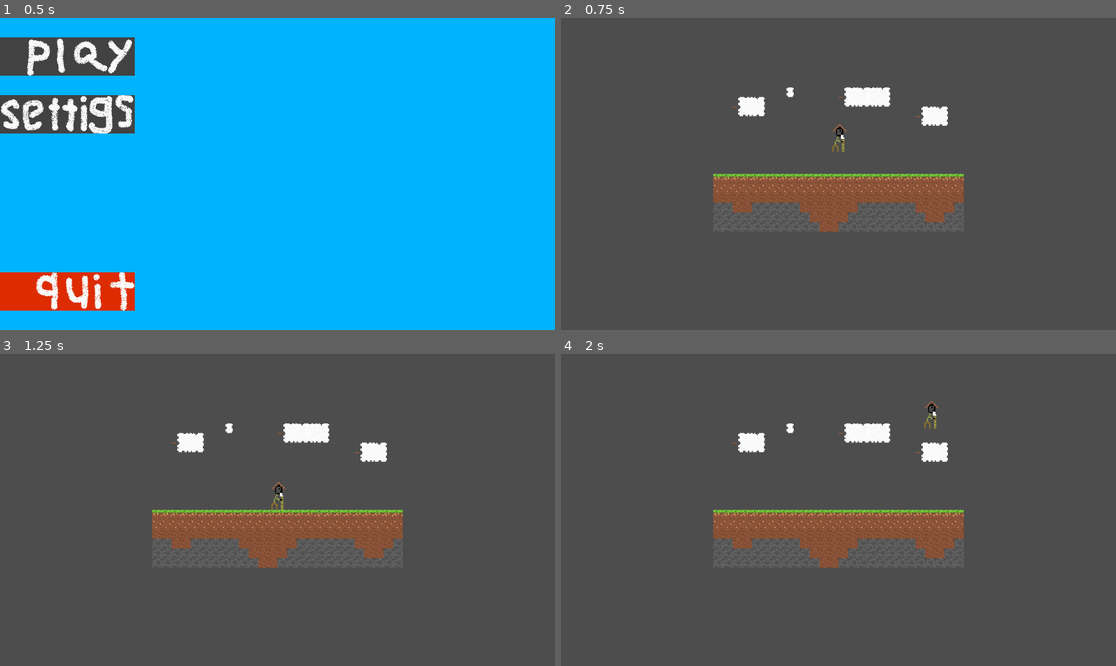
Above: before the commit, frames 1-4 (two rows, left to right).
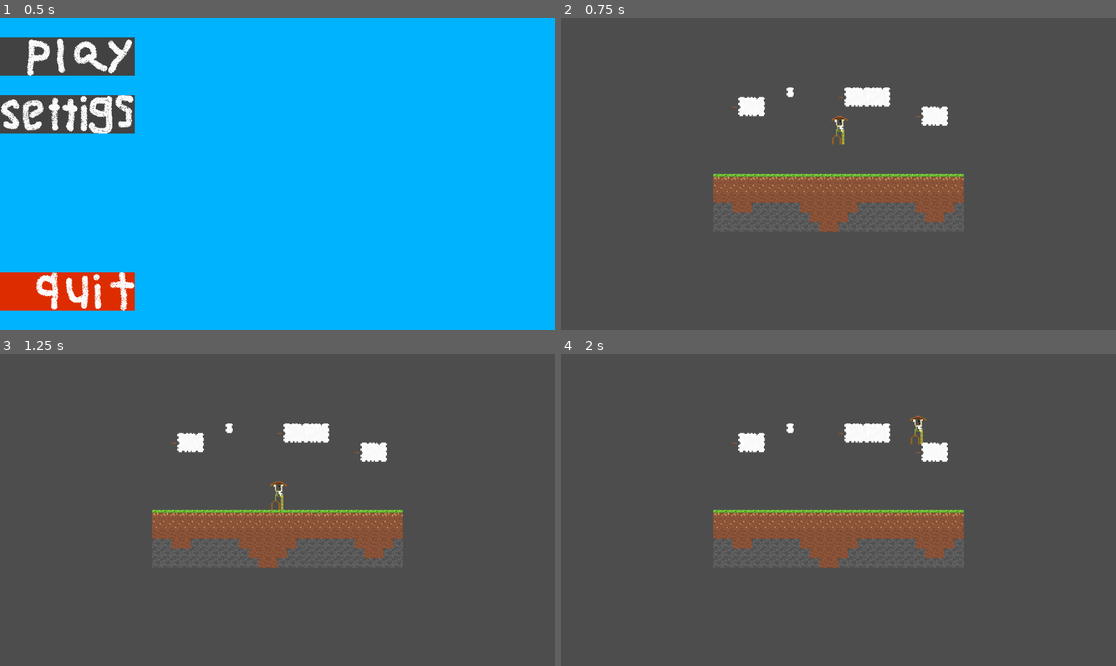
Above: after the commit, the same moments.

Repository: raviv-david/Your-mom
Game: Godot game, scene res://scenes/mainMenu.tscn
Same seed, same stepped clock (60 frames per second), same inputs: the game is played once before the commit and once after it.
Inputs (mouse positions are in pixels of both pictures, inside the frame that each line leads up to):
- Up to frame 1 (0.5 s): no input
- Up to frame 2 (0.75 s): click (616, 55) at 0.5 s
- Up to frame 3 (1.25 s): no input
- Up to frame 4 (2 s): tap Enter at 1.25 s; hold D (moveRight) from 1.28 s (still down); tap W (moveJump) at 1.35, 1.52, 1.82 s

Frame 1 is identical in both runs. In frame 2, 0.2% of the frame differs, in the area x 48-52%, y 31-43%; in frame 3, 0.1%; in frame 4, 0.2%, in the area x 62-69%, y 15-29%.

Commit message:
(commit)

Diff:
--- /dev/null
+++ b/moses/scenes/dummy.tscn
@@ -0,0 +1,20 @@
+[gd_scene load_steps=3 format=3 uid="uid://cs2gctjrjj6pe"]
+
+[ext_resource type="Texture2D" uid="uid://bkcxghp11i4cv" path="res://sprites/dummy.png" id="1_kro06"]
+
+[sub_resource type="CapsuleShape2D" id="CapsuleShape2D_w8oj4"]
+radius = 9.0
+
+[node name="Dummy" type="Node2D"]
+position = Vector2(0, -16)
+
+[node name="StaticBody2D" type="StaticBody2D" parent="."]
+
+[node name="CollisionShape2D" type="CollisionShape2D" parent="StaticBody2D"]
+position = Vector2(0, 3)
+scale = Vector2(0.787, 0.872)
+shape = SubResource("CapsuleShape2D_w8oj4")
+
+[node name="Sprite2D" type="Sprite2D" parent="StaticBody2D"]
+position = Vector2(2, 0)
+texture = ExtResource("1_kro06")
--- a/moses/scenes/oldChineseMan.tscn
+++ b/moses/scenes/oldChineseMan.tscn
@@ -1,45 +1,34 @@
-[gd_scene load_steps=7 format=3 uid="uid://d4b6ut2biykln"]
+[gd_scene load_steps=5 format=3 uid="uid://d4b6ut2biykln"]
 
 [ext_resource type="Script" path="res://scripts/playerMovement.gd" id="1_gkeca"]
-[ext_resource type="Texture2D" uid="uid://bi6kp8togw5pq" path="res://sprites/OldChineseManAnimations.png" id="2_wxx1i"]
+[ext_resource type="Texture2D" uid="uid://dtuckea4swjnh" path="res://sprites/oldChineseMan.png" id="2_gvhom"]
 
 [sub_resource type="CapsuleShape2D" id="CapsuleShape2D_ldgo5"]
 radius = 5.0
 height = 22.0
 
-[sub_resource type="AtlasTexture" id="AtlasTexture_t8qlp"]
-atlas = ExtResource("2_wxx1i")
-region = Rect2(0, 0, 32, 32)
-
-[sub_resource type="AtlasTexture" id="AtlasTexture_p2oqm"]
-atlas = ExtResource("2_wxx1i")
-region = Rect2(32, 0, 32, 32)
-
-[sub_resource type="SpriteFrames" id="SpriteFrames_1pwtl"]
+[sub_resource type="SpriteFrames" id="SpriteFrames_t6pny"]
 animations = [{
 "frames": [{
 "duration": 1.0,
-"texture": SubResource("AtlasTexture_t8qlp")
-}, {
-"duration": 1.0,
-"texture": SubResource("AtlasTexture_p2oqm")
+"texture": ExtResource("2_gvhom")
 }],
 "loop": true,
-"name": &"idle",
-"speed": 2.0
+"name": &"default",
+"speed": 5.0
 }]
 
 [node name="oldChineseMan" type="Node2D"]
+position = Vector2(0, -10)
 
 [node name="CharacterBody2D" type="CharacterBody2D" parent="."]
 script = ExtResource("1_gkeca")
-DOUBLE_JUMP = true
 
 [node name="CollisionShape2D" type="CollisionShape2D" parent="CharacterBody2D"]
-position = Vector2(0, 5)
+position = Vector2(0.04, -2)
+scale = Vector2(1.065, 1.1)
 shape = SubResource("CapsuleShape2D_ldgo5")
 
 [node name="AnimatedSprite2D" type="AnimatedSprite2D" parent="CharacterBody2D"]
-sprite_frames = SubResource("SpriteFrames_1pwtl")
-animation = &"idle"
-frame_progress = 0.413122
+position = Vector2(1, -2)
+sprite_frames = SubResource("SpriteFrames_t6pny")
--- a/moses/scripts/playerMovement.gd
+++ b/moses/scripts/playerMovement.gd
@@ -1,55 +1,54 @@
 extends CharacterBody2D
 
 const SPEED = 700
-const MAX_SPEED = 130
+const MAX_SPEED = 120
 const JUMP_VELOCITY = -190
-const MAX_FALLING_SPEED = 650
+const DOUBLE_JUMP_VELOCITY_MULIPLIER = 0.85
+const MAX_FALLING_SPEED = 800
 const GRAVITY = 450
 
-@export var DOUBLE_JUMP = false
-
-var may_jump = false
-
+var jumps = 2
 
 func _physics_process(delta):
+	var on_floor = is_on_floor()
+
+	# Get movement direction input
+	var direction = Input.get_axis("moveLeft", "moveRight")
+
+	# Reset jumps
+	if on_floor:
+		jumps = 2
+
 	 # Apply gravity
-	if not is_on_floor():
+	if !on_floor:
 		velocity.y += GRAVITY * delta
 		velocity.y = clamp(velocity.y, -99999, 175)
 
-	if is_on_floor():
-		may_jump = true
-
 	# Handle jump
 	if Input.is_action_just_pressed("moveJump"):
-		if is_on_floor():
-			velocity.y = JUMP_VELOCITY
-			if !DOUBLE_JUMP:
-				may_jump = false
-		elif may_jump:
-			velocity.y = JUMP_VELOCITY
-			may_jump = false
+		match jumps:
+			2:
+				velocity.y = JUMP_VELOCITY
+			1:
+				velocity.y = JUMP_VELOCITY * DOUBLE_JUMP_VELOCITY_MULIPLIER
+		jumps -= 1
 
-
-
-	# handle movement
-	var direction = Input.get_axis("moveLeft", "moveRight")
+	# Handle movement
 	if direction != 0:
-		if !is_on_floor():
-			velocity.x += ((direction * SPEED) / 2) * delta
+		if !on_floor: # accelerate slower in the air
+			velocity.x += ((direction * SPEED) / 3) * delta
 		else:
-			if(velocity.x > 0 && direction < 0):
+			if((velocity.x != 0 && direction < 0) || (velocity.x < 0 && direction > 0)):# rapidy slow down if character is changing direction
 				velocity.x = move_toward(velocity.x, 0, SPEED/100)
-			elif(velocity.x < 0 && direction > 0):
-				velocity.x = move_toward(velocity.x, 0, SPEED/100)
-			velocity.x += (direction * SPEED) * delta
+			velocity.x += (direction * SPEED) * delta # apply speed
 		velocity.x = clamp(velocity.x, -MAX_SPEED, MAX_SPEED)
 
-		# Adjust character sprite direction
-		if $AnimatedSprite2D:
+		if $AnimatedSprite2D: # Adjust character sprite direction
 			$AnimatedSprite2D.flip_h = direction < 0
 	else: # Deceleration
-		velocity.x = move_toward(velocity.x, 0, SPEED/50)
-
-	# Apply movement
+		if on_floor:
+			velocity.x = move_toward(velocity.x, 0, SPEED/50)
+		else:
+			velocity.x = move_toward(velocity.x, 0, SPEED/250)
+	# Move
 	move_and_slide()
Binary file removed: moses/sprites/OldChineseManAnimations.png
Binary file added: moses/sprites/dummy.png
Not shown, changed: moses/sprites/dummy.png.import
Binary file changed: moses/sprites/oldChineseMan.png
